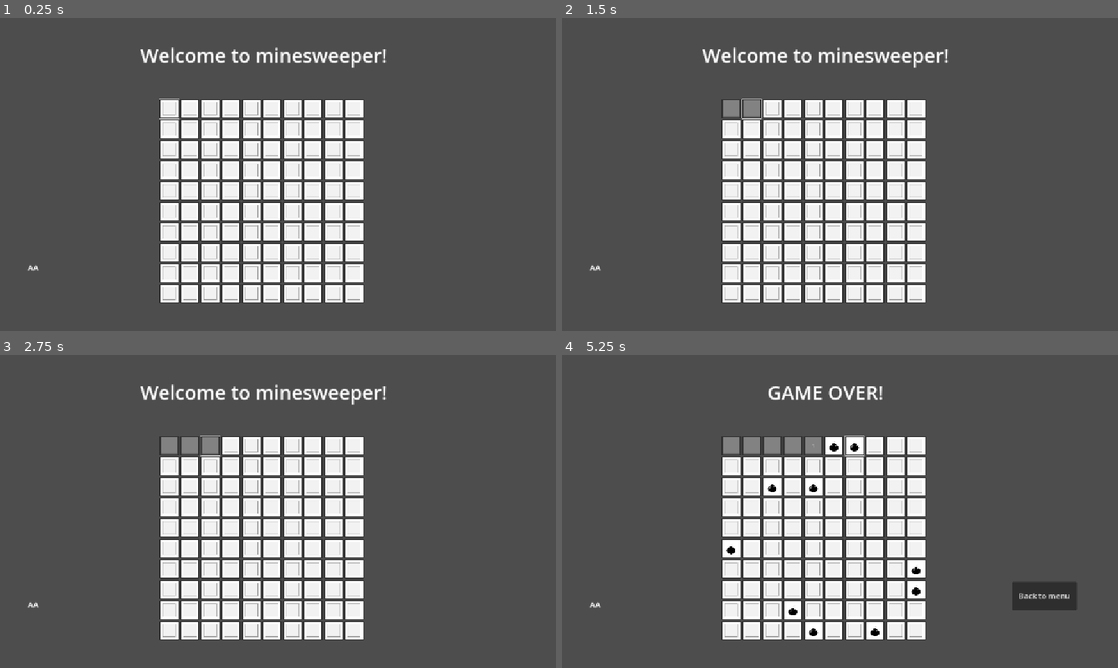
Above: before the commit, frames 1-4 (two rows, left to right).
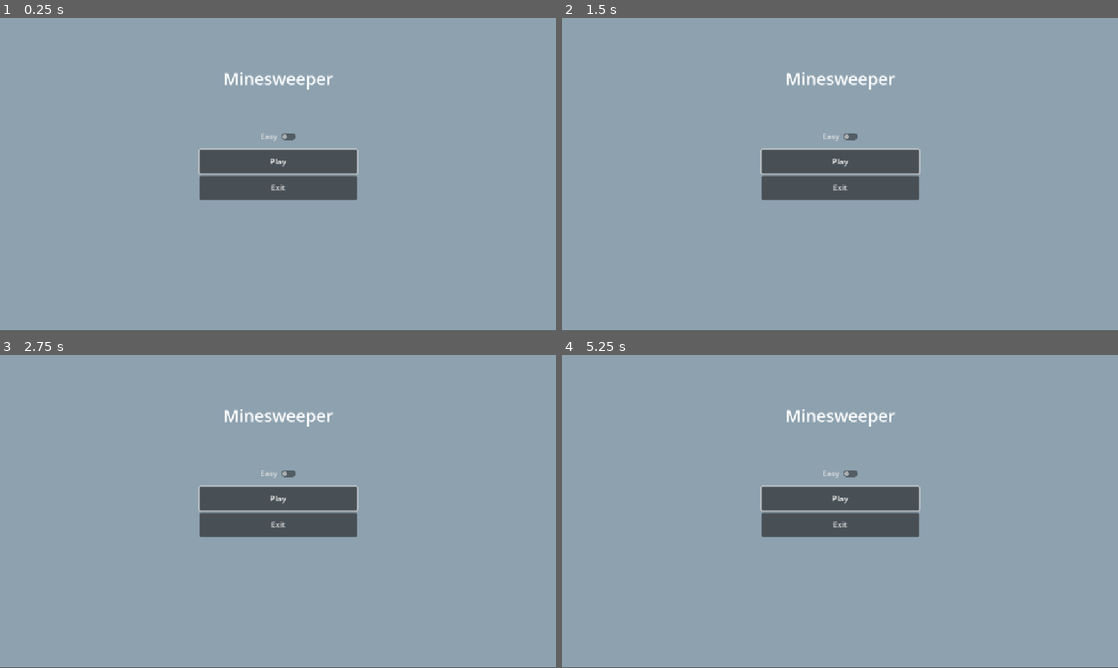
Above: after the commit, the same moments.

Repository: Ka55u/minesweeper
Game: Godot game, scene res://MainMenu.tscn
The game is run twice, just before and just after one commit, with the same random seed, the same clock (stepped at 60 frames per second) and the same inputs. Before the commit the project starts from res://Minesweeper.tscn.
Inputs (mouse positions are in pixels of both pictures, inside the frame that each line leads up to):
- Up to frame 1 (0.25 s): no input
- Up to frame 2 (1.5 s): click (728, 108) at 0.52 s; click (751, 108) at 1.27 s
- Up to frame 3 (2.75 s): click (211, 445) at 2.02 s
- Up to frame 4 (5.25 s): click (789, 445) at 2.77 s; click (812, 445) at 3.52 s; click (834, 445) at 4.27 s; click (856, 445) at 5.02 s

The runs differ from the first frame. In frame 1, 99% of the frame differs, in the area x 0-100%, y 0-100%; in frame 2, 99%; in frame 3, 99%; in frame 4, 99%.

Commit message:
Many changes
Features added: audio and visuals, ui adjustments, game features

Diff:
--- a/MainMenu.tscn
+++ b/MainMenu.tscn
@@ -1,6 +1,7 @@
-[gd_scene load_steps=2 format=3 uid="uid://dvxl11nwweyi3"]
+[gd_scene load_steps=3 format=3 uid="uid://dvxl11nwweyi3"]
 
 [ext_resource type="Script" uid="uid://bbyy68auq6yjg" path="res://main_menu.gd" id="1_i26rj"]
+[ext_resource type="AudioStream" uid="uid://3hbil1dsdbmn" path="res://assets/sounds/Menu_tic.wav" id="2_eiy7p"]
 
 [node name="MainMenu" type="Control"]
 layout_mode = 3
@@ -56,5 +57,21 @@
 horizontal_alignment = 1
 autowrap_mode = 3
 
+[node name="Menu_tic_player" type="AudioStreamPlayer" parent="."]
+stream = ExtResource("2_eiy7p")
+volume_db = -7.496
+pitch_scale = 0.86
+
+[node name="HardMode" type="CheckButton" parent="."]
+layout_mode = 0
+offset_left = 533.0
+offset_top = 229.0
+offset_right = 619.0
+offset_bottom = 260.0
+text = "Easy"
+
+[connection signal="focus_entered" from="VBoxContainer/Play" to="." method="_on_play_hovered"]
 [connection signal="pressed" from="VBoxContainer/Play" to="." method="_on_play_clicked"]
+[connection signal="focus_entered" from="VBoxContainer/Exit" to="." method="_on_exit_hovered"]
 [connection signal="pressed" from="VBoxContainer/Exit" to="." method="_on_exit_clicked"]
+[connection signal="toggled" from="HardMode" to="." method="_on_hardmode_toggled"]
--- a/Minesweeper.gd
+++ b/Minesweeper.gd
@@ -3,6 +3,7 @@
 @onready var grid_size = 10
 @onready var bomb_count = 10
 const EXPLOSION = preload("res://assets/Explosion.png")
+
 
 var grid = []
 var score_count = 0
@@ -10,12 +11,30 @@
 @onready var grid_container: GridContainer = $Control/GridContainer
 @onready var status: Label = $Status
 @onready var score: Label = $Score
-@onready var to_menu: Button = $ToMenu
+@onready var v_box_container: VBoxContainer = $VBoxContainer
+@onready var to_menu: Button = $VBoxContainer/ToMenu
+@onready var restart: Button = $VBoxContainer/Restart
+@onready var victory_player: AudioStreamPlayer = $victoryPlayer
+@onready var camera_2d: Camera2D = $Camera2D
+@onready var control: Control = $Control
+
 
 
 func _ready():
+	if GlobalVar.is_hard:
+		grid_size = 12
+		bomb_count = 30
+		score.text = "Score:" + str(124 - score_count) + "/124"
+		control.set_position(Vector2(291.0, 118.0))
+	else:
+		control.set_position(Vector2(328.0, 136.0))
+		grid_size = 10
+		bomb_count = 20
+		score.text = "Score:" + str(80 - score_count) + "/80"
+
+	v_box_container.visible = true
 	GlobalVar.first_bomb = true
-	to_menu.visible = false
+	to_menu.visible = true
 	status.text = "Welcome to minesweeper!"
 	randomize()
 	create_grid()
@@ -40,6 +59,8 @@
 
 #placing bombs in the grid
 func place_bombs():
+	if GlobalVar.is_hard == true:
+		bomb_count = 20
 	var bombs_placed = 0
 	while bombs_placed < bomb_count:
 		var index = randi() % (grid_size * grid_size)
@@ -77,7 +98,16 @@
 		if tile.is_bomb and not tile.is_revealed:
 			tile.reveal()
 	status.text = "GAME OVER!"
-	to_menu.visible = true
+
+func update_score():
+	score_count = 0
+	for tile in grid:
+		if not tile.is_revealed and not tile.is_bomb:
+			score_count += 1
+	if GlobalVar.is_hard == true:
+		score.text = "Score:" + str(124 - score_count) + "/124"
+	else:
+		score.text = "Score:" + str(80-score_count) + "/80"
 
 #checks for win condition when all non bomb tiles are revealed
 func win_condition():
@@ -86,11 +116,18 @@
 		if not tile.is_revealed and not tile.is_bomb:
 			unrevealed += 1
 	if unrevealed == 0:
+		for tile in grid:
+			if tile.is_bomb and not tile.is_revealed:
+				GlobalVar.first_bomb = false
+				tile.reveal()
+		victory_player.play()
 		status.text = "VICTORY!"
-		to_menu.visible = true
 
 func _on_to_menu_pressed():
 	get_tree().change_scene_to_file("res://MainMenu.tscn")
+
+func _on_restart_pressed():
+	get_tree().reload_current_scene()
 
 #input handling for arrow keys, navigation in grid
 func _unhandled_input(event: InputEvent):
--- a/Minesweeper.tscn
+++ b/Minesweeper.tscn
@@ -1,27 +1,38 @@
-[gd_scene load_steps=2 format=3 uid="uid://xdi1awd0bl4m"]
+[gd_scene load_steps=3 format=3 uid="uid://xdi1awd0bl4m"]
 
 [ext_resource type="Script" uid="uid://bnf2wfpwisctn" path="res://Minesweeper.gd" id="1_wtcfe"]
+[ext_resource type="AudioStream" uid="uid://dglen8ejvqykd" path="res://assets/sounds/win.wav" id="2_2jki0"]
 
 [node name="Minesweeper" type="Node2D"]
 script = ExtResource("1_wtcfe")
 
+[node name="ColorRect" type="ColorRect" parent="."]
+offset_left = -413.0
+offset_top = -239.0
+offset_right = 1682.0
+offset_bottom = 945.0
+color = Color(0.0527482, 0.175814, 0.3096, 1)
+
 [node name="Score" type="Label" parent="."]
 offset_left = 57.0
 offset_top = 505.0
-offset_right = 97.0
+offset_right = 179.0
 offset_bottom = 528.0
 text = "AA"
+horizontal_alignment = 1
+vertical_alignment = 1
+autowrap_mode = 3
 
 [node name="Control" type="Control" parent="."]
 layout_mode = 3
 anchors_preset = 0
-offset_left = 330.0
-offset_top = 167.0
-offset_right = 778.0
-offset_bottom = 543.0
+offset_left = 291.0
+offset_top = 118.0
+offset_right = 739.0
+offset_bottom = 494.0
 
 [node name="GridContainer" type="GridContainer" parent="Control"]
-layout_mode = 1
+layout_mode = 0
 scale = Vector2(0.56, 0.56)
 columns = 10
 
@@ -36,12 +47,27 @@
 vertical_alignment = 1
 autowrap_mode = 3
 
-[node name="ToMenu" type="Button" parent="."]
-visible = false
-offset_left = 932.0
-offset_top = 469.0
-offset_right = 1066.0
-offset_bottom = 528.0
+[node name="victoryPlayer" type="AudioStreamPlayer" parent="."]
+stream = ExtResource("2_2jki0")
+
+[node name="VBoxContainer" type="VBoxContainer" parent="."]
+offset_left = 881.0
+offset_top = 397.0
+offset_right = 1073.0
+offset_bottom = 576.0
+
+[node name="Restart" type="Button" parent="VBoxContainer"]
+custom_minimum_size = Vector2(0, 50)
+layout_mode = 2
+text = "Restart"
+
+[node name="ToMenu" type="Button" parent="VBoxContainer"]
+custom_minimum_size = Vector2(50, 50)
+layout_mode = 2
 text = "Back to menu"
 
-[connection signal="pressed" from="ToMenu" to="." method="_on_to_menu_pressed"]
+[node name="Camera2D" type="Camera2D" parent="."]
+anchor_mode = 0
+
+[connection signal="pressed" from="VBoxContainer/Restart" to="." method="_on_restart_pressed"]
+[connection signal="pressed" from="VBoxContainer/ToMenu" to="." method="_on_to_menu_pressed"]
--- a/Tile.tscn
+++ b/Tile.tscn
@@ -1,7 +1,10 @@
-[gd_scene load_steps=3 format=3 uid="uid://him6rtfo6m8s"]
+[gd_scene load_steps=6 format=3 uid="uid://him6rtfo6m8s"]
 
 [ext_resource type="Script" uid="uid://do7grpmvf6jsu" path="res://tile.gd" id="1_j13wd"]
 [ext_resource type="Texture2D" uid="uid://brj6yld0wt5u0" path="res://assets/Hidden.png" id="2_je3b2"]
+[ext_resource type="AudioStream" uid="uid://chhcupie56fyj" path="res://assets/sounds/bomb.wav" id="3_au6lh"]
+[ext_resource type="AudioStream" uid="uid://3hbil1dsdbmn" path="res://assets/sounds/Menu_tic.wav" id="4_y0vo0"]
+[ext_resource type="AudioStream" uid="uid://dk5bo58ds5jla" path="res://assets/sounds/flag_place.wav" id="5_07d5j"]
 
 [node name="Tile" type="Button"]
 offset_right = 74.0
@@ -11,4 +14,17 @@
 icon_alignment = 1
 script = ExtResource("1_j13wd")
 
+[node name="AudioStreamPlayer" type="AudioStreamPlayer" parent="."]
+stream = ExtResource("3_au6lh")
+
+[node name="Grid_select_player" type="AudioStreamPlayer" parent="."]
+stream = ExtResource("4_y0vo0")
+volume_db = -6.559
+pitch_scale = 1.18
+
+[node name="flag_place_player" type="AudioStreamPlayer" parent="."]
+stream = ExtResource("5_07d5j")
+volume_db = -3.747
+pitch_scale = 0.82
+
 [connection signal="pressed" from="." to="." method="_on_left_click"]
--- a/global_var.gd
+++ b/global_var.gd
@@ -1,3 +1,4 @@
 extends Node
 
 @onready var first_bomb = true
+@onready var is_hard = false
--- a/main_menu.gd
+++ b/main_menu.gd
@@ -2,9 +2,64 @@
 
 @onready var play: Button = $VBoxContainer/Play
 @onready var exit: Button = $VBoxContainer/Exit
+@onready var menu_tic_player: AudioStreamPlayer = $Menu_tic_player
+@onready var hard_mode: CheckButton = $HardMode
 
+
+var menu_items = []
+var current_index = 0
+
+func _ready():
+	GlobalVar.is_hard = false
+	menu_items = [play, exit, hard_mode]
+	menu_items[current_index].grab_focus()
+
+#implementing menu navigation with tab or arrow keys
+func _unhandled_input(event):
+	if event is InputEventKey and event.pressed:
+		if event.keycode == KEY_TAB or event.keycode == KEY_DOWN or event.keycode == KEY_RIGHT:
+			current_index = (current_index + 1) % menu_items.size()
+			menu_items[current_index].grab_focus()
+			accept_event()
+		elif event.keycode == KEY_UP or event.keycode == KEY_LEFT:
+			current_index = (current_index - 1 + menu_items.size()) % menu_items.size()
+			menu_items[current_index].grab_focus()
+			accept_event()
+		elif event.keycode == KEY_ENTER or event.keycode == KEY_KP_ENTER:
+			print(menu_items[current_index])
+			if menu_items[current_index] == play:
+				_on_play_clicked()
+			elif menu_items[current_index] == exit:
+				_on_exit_clicked()
+			elif menu_items[current_index] == hard_mode:
+				hard_mode.toggle_mode = !hard_mode.toggle_mode
+				_on_hardmode_toggled(hard_mode.toggle_mode)
+			accept_event()
+		elif event.keycode == KEY_ESCAPE:
+			_on_exit_clicked()
+			accept_event()
+
+func _on_play_hovered():
+	menu_tic_player.play()
+
+func _on_exit_hovered():
+	menu_tic_player.play()
+
+func _on_hardmode_toggled(mode):
+	if mode == true:
+		hard_mode.text = "Hard"
+		GlobalVar.is_hard = true
+	elif mode == false:
+		hard_mode.text = "Easy"
+		GlobalVar.is_hard = false
+	print(GlobalVar.is_hard)
+
+#play button input
 func _on_play_clicked():
+	menu_tic_player.play()
 	get_tree().change_scene_to_file("res://Minesweeper.tscn")
 
+#exitbutton input
 func _on_exit_clicked():
+	menu_tic_player.play()
 	get_tree().quit()
--- a/project.godot
+++ b/project.godot
@@ -11,7 +11,7 @@
 [application]
 
 config/name="Minesweeper"
-run/main_scene="uid://xdi1awd0bl4m"
+run/main_scene="uid://dvxl11nwweyi3"
 config/features=PackedStringArray("4.4", "Forward Plus")
 config/icon="res://icon.svg"
 
--- a/tile.gd
+++ b/tile.gd
@@ -12,6 +12,9 @@
 const FLAGGED = preload("res://assets/Flagged.png")
 const EMPTY = preload("res://assets/Empty.png")
 const EXPLOSION = preload("res://assets/Explosion.png")
+@onready var audio_stream_player: AudioStreamPlayer = $AudioStreamPlayer
+@onready var grid_select_player: AudioStreamPlayer = $Grid_select_player
+@onready var flag_place_player: AudioStreamPlayer = $flag_place_player
 @onready var tile: Button = self
 
 func _ready():
@@ -52,15 +55,21 @@
 		if GlobalVar.first_bomb == true:
 			GlobalVar.first_bomb = false
 			await get_tree().create_timer(1.0).timeout
+			audio_stream_player.play()
 			icon = EXPLOSION
+
 		emit_signal("bomb_revealed")
 	else:
+		var main = get_parent().get_parent().get_parent()
+		if main and main.has_method("update_score"):
+			main.update_score()
+		main.update_score()
+		grid_select_player.play()
 		icon = EMPTY
 		if nearby_bombs > 0:
 			text = str(nearby_bombs)
 		else:
 			text = str("")
-		var main = get_parent().get_parent()
 		if main and main.has_method("win_condition"):
 			main.win_condition()
 		disabled = true
@@ -70,6 +79,8 @@
 		return
 	is_flagged = not is_flagged
 	if is_flagged:
+		flag_place_player.play()
 		icon = FLAGGED
 	else:
+
 		icon = BACK_IMAGE
Not shown, added: assets/sounds/Menu_tic.wav.import
Not shown, added: assets/sounds/bomb.wav.import
Not shown, added: assets/sounds/flag_place.wav.import
Not shown, added: assets/sounds/win.wav.import
Not shown, added: Minesweeper.tscn4811364330.tmp
Not shown, added: README.md
Not shown, added: assets/sounds/Menu_tic.wav
Not shown, added: assets/sounds/bomb.wav
Not shown, added: assets/sounds/flag_place.wav
Not shown, added: assets/sounds/win.wav
